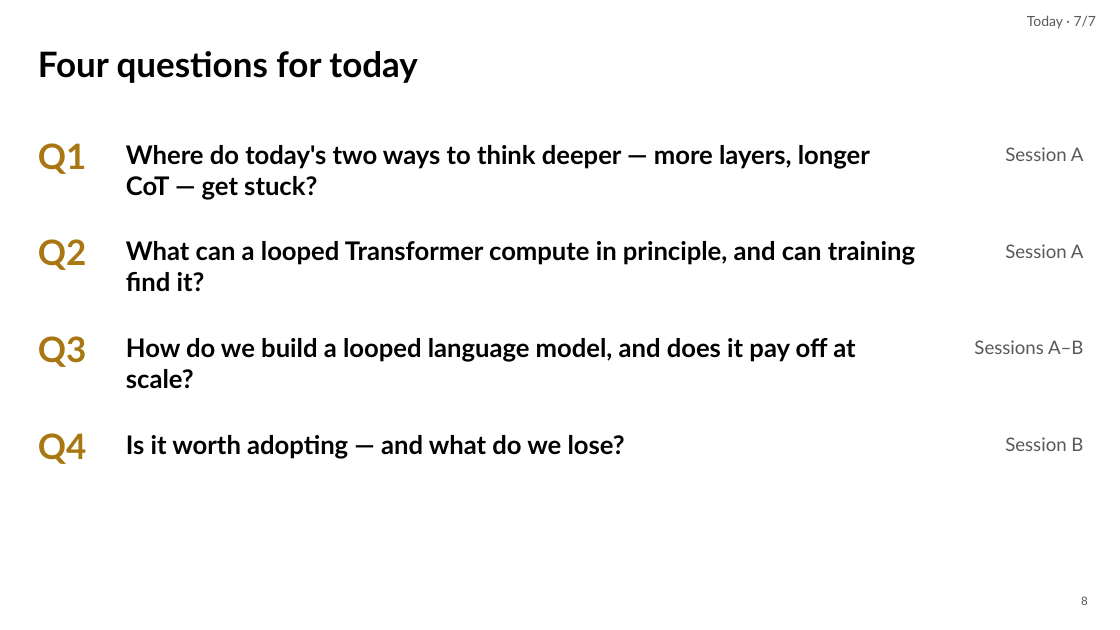
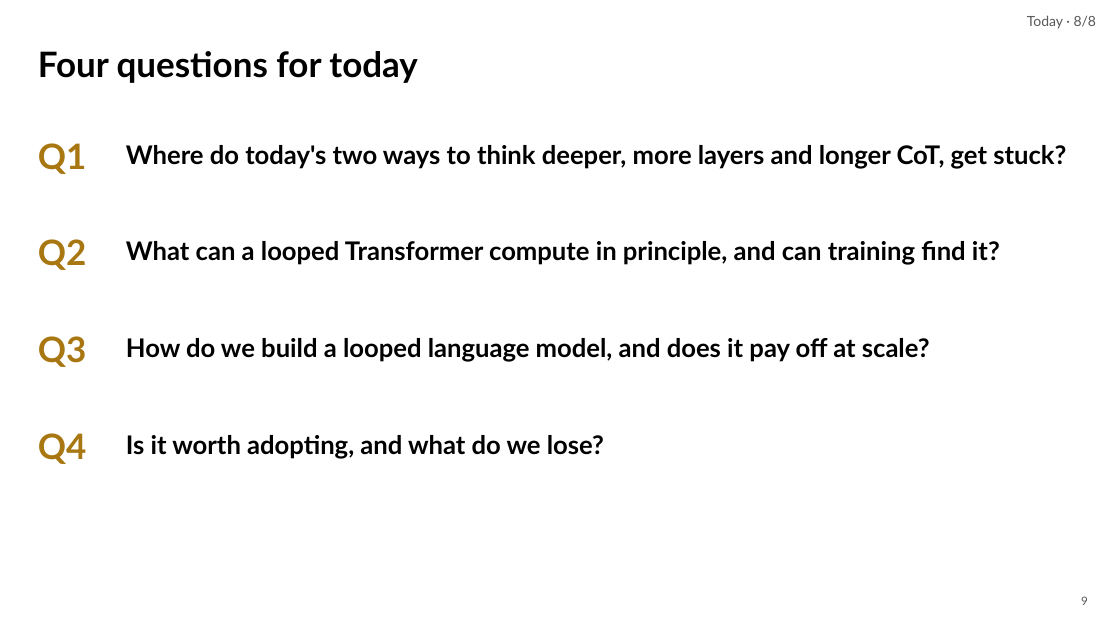
Before and after one commit to irregular6612/agi-hw2, a slide deck: slide 9 of build/out/looped-transformers.pptx (slide 8 before the commit). Drawn at 1120x630 pixels with LibreOffice and Linux fonts; fonts in the diff are those of the drawing. Boxes give left, top, right and bottom in pixels: in the first picture for what was removed or moved away, otherwise in the second. Text is boxed around its words. In the diff, an @@ line names an element or a change of style, - is before the commit and + after.

```diff
--- a/build/out/looped-transformers.pptx
+++ b/build/out/looped-transformers.pptx
@@ text at <box>1027,15,1097,29</box>: text changed @@
-Today · 7/7
+Today · 8/8
@@ text at <box>126,145,1066,169</box>: text changed @@
-Where do today's two ways to think deeper — more layers, longer CoT — get stuck?
+Where do today's two ways to think deeper, more layers and longer CoT, get stuck?
@@ text removed at <box>1005,147,1084,161</box> @@
-Session A
@@ text "What can a looped Transformer ..." rewrapped from <box>126,241,915,292</box> to <box>126,241,1000,265</box> @@
@@ text removed at <box>1005,244,1084,258</box> @@
-Session A
@@ text "How do we build a ..." rewrapped from <box>126,338,855,389</box> to <box>126,338,930,362</box> @@
@@ text removed at <box>974,340,1083,354</box> @@
-Sessions A–B
@@ text at <box>126,435,604,459</box>: text changed @@
-Is it worth adopting — and what do we lose?
+Is it worth adopting, and what do we lose?
@@ text removed at <box>1005,437,1083,451</box> @@
-Session B
@@ page number at <box>1081,596,1088,605</box>: text changed @@
-8
+9
```
Also in this commit, not shown: 41 other slides changed, 15 slides added, 5 slides removed, 31 other files.
